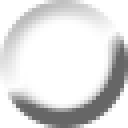
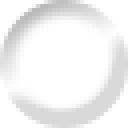
Comparing the layer stacks of the two 128px x 128px images. Changes:
pixels changed over [4, 32, 128, 128] (layer not identified)
